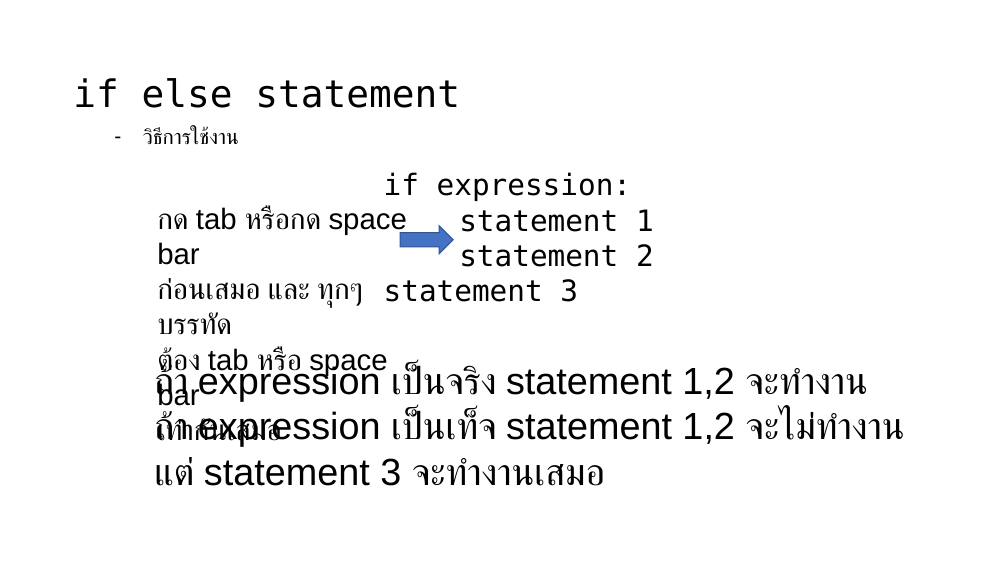
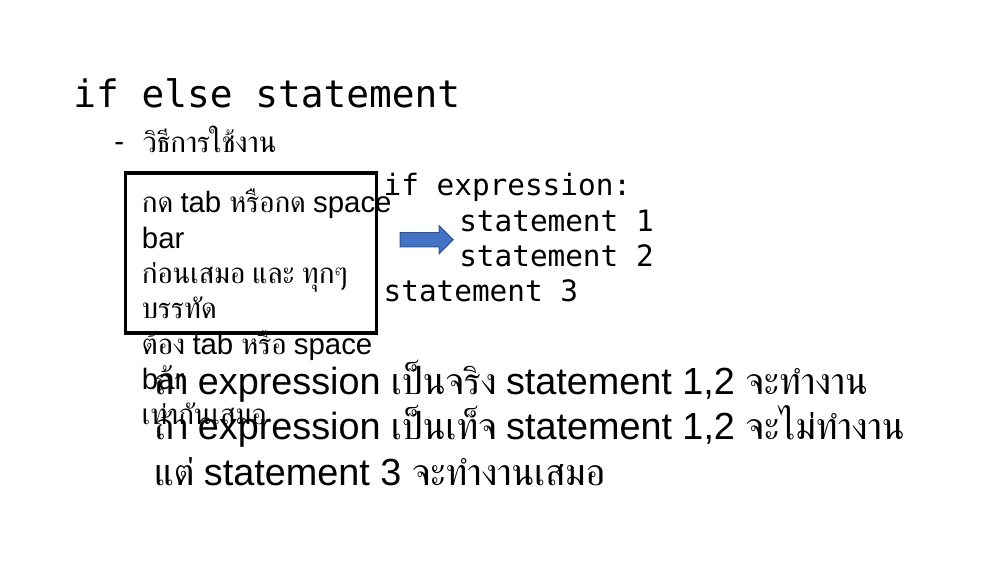
Before and after one commit to Vjumpkung/LetMeTiredPython, a slide deck: slide 5 of slide.pptx. Drawn at 1008x567 pixels with LibreOffice and Linux fonts; fonts in the diff are those of the drawing; background and template pictures are left out. Boxes give left, top, right and bottom in pixels: in the first picture for what was removed or moved away, otherwise in the second. Text is boxed around its words. In the diff, an @@ line names an element or a change of style, - is before the commit and + after.

```diff
--- a/slide.pptx
+++ b/slide.pptx
@@ text "วิธีการใช้งาน" at bbox=[143, 129, 277, 153]: size 20 to 28 pt, font DejaVu Sans Mono to Arial @@
@@ rectangle added at bbox=[126, 173, 377, 333], outline #000000 3 pt @@
@@ text "กด tab หรือกด space bar": place and size @@
-text "กด tab หรือกด space bar" at bbox=[157, 206, 407, 447]
+text "กด tab หรือกด space bar" at bbox=[142, 189, 391, 432]
```
Also in this commit, not shown: 4 other slides changed, 1 other file.
